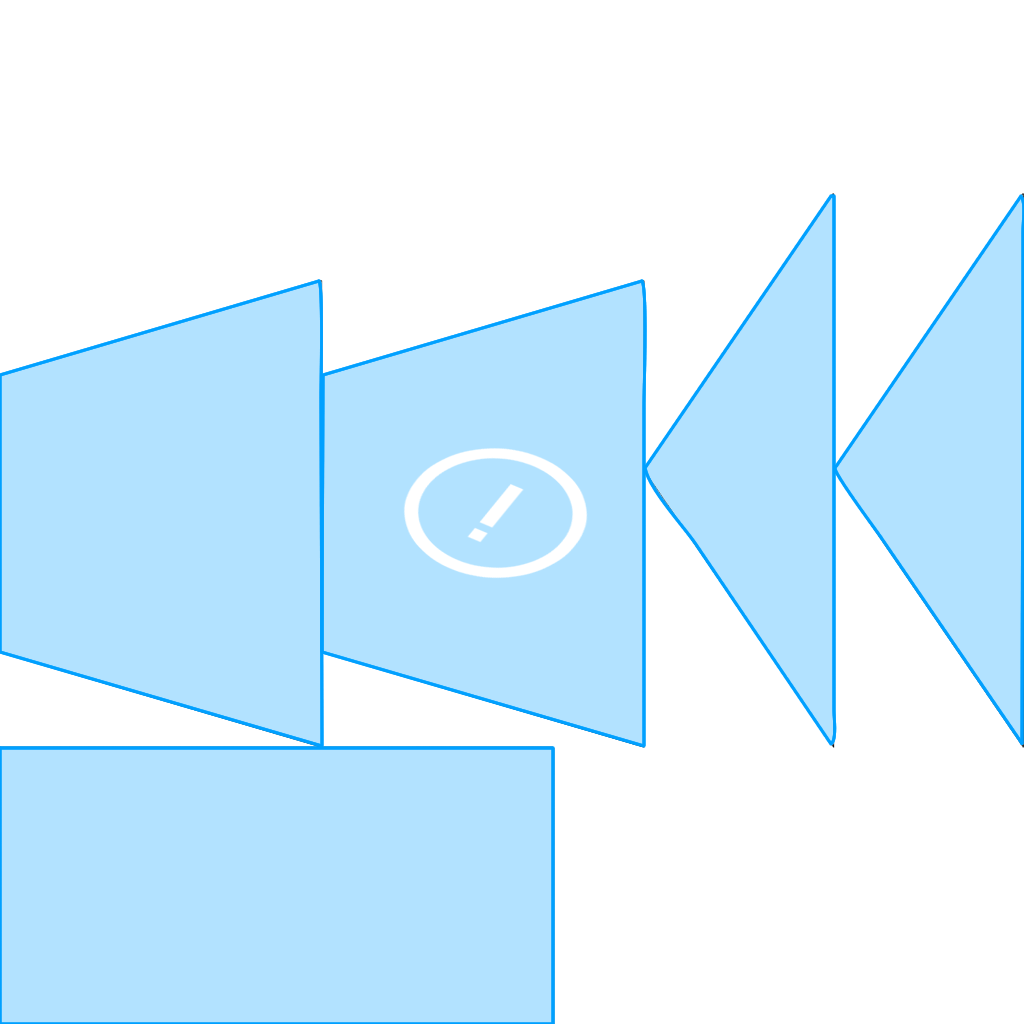
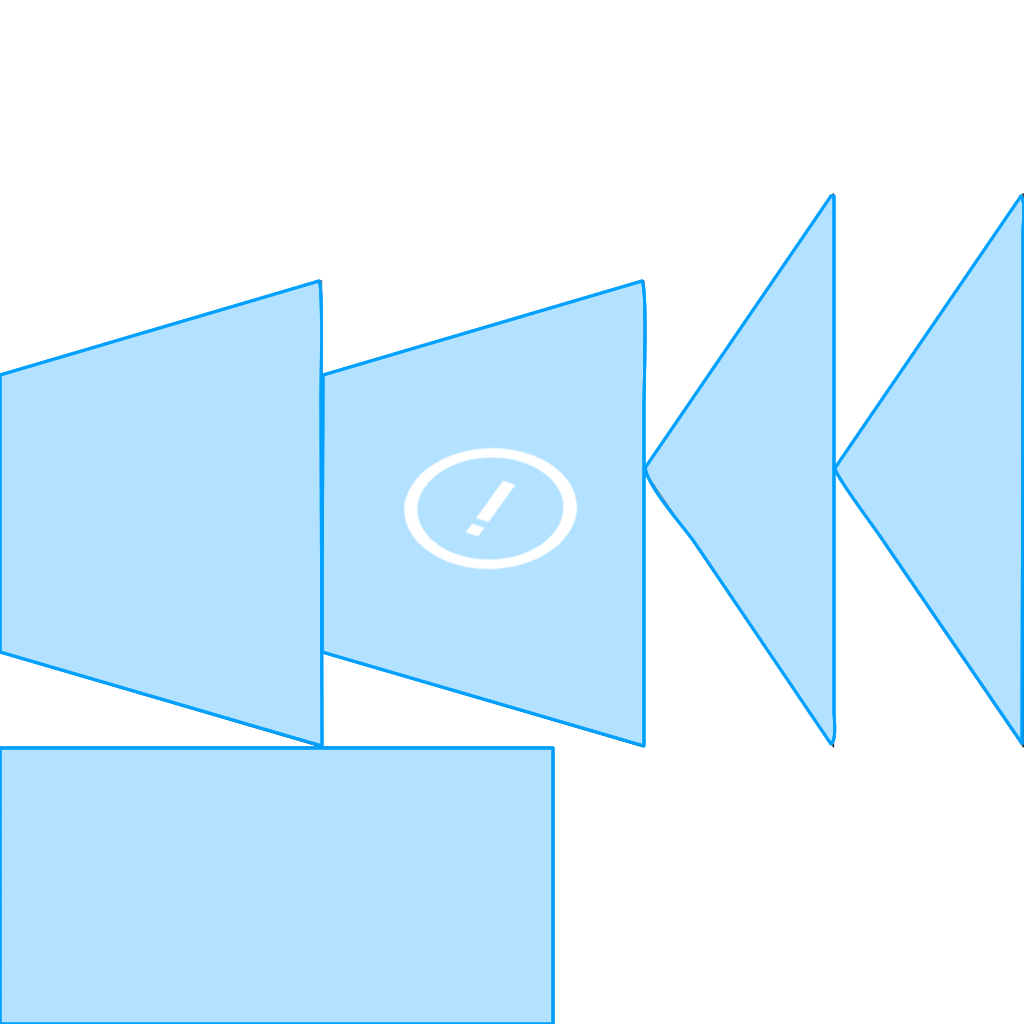
The second (1024, 1024) image is a revision of the first. Changes to its layers:
painted on "info" over (403, 447, 588, 579)
